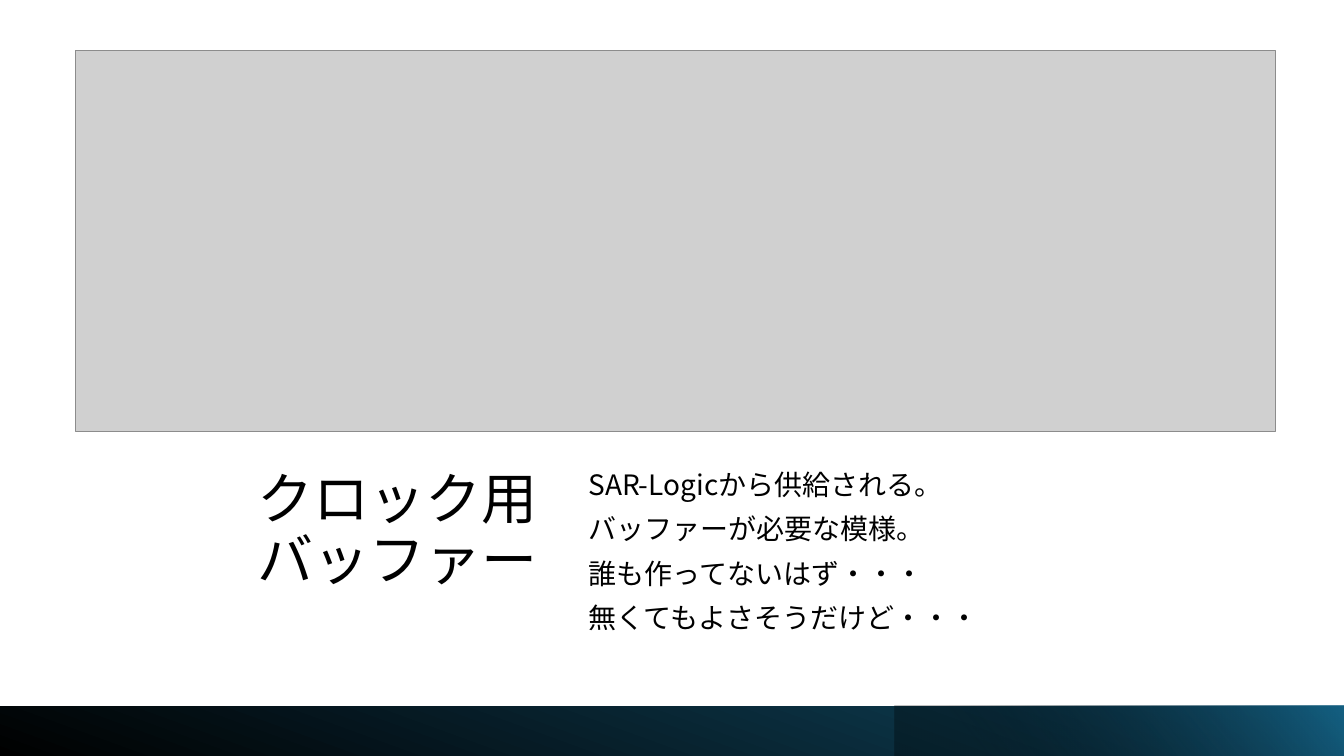
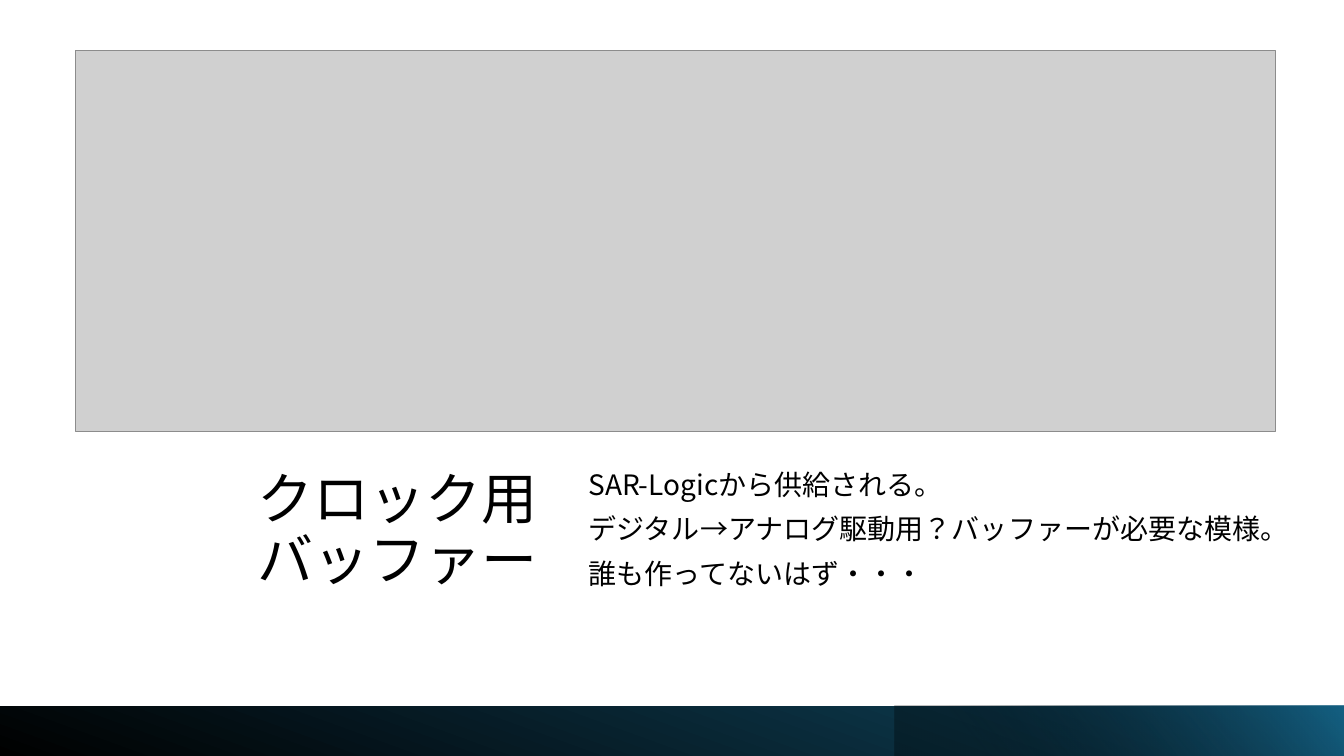
Before and after one commit to ishi-kai/Chipathon2023_ADC, a slide deck: slide 10 of review/0407/noritsuna_sampleADC_Analyze.pptx. Drawn at 1344x756 pixels with LibreOffice and Linux fonts; fonts in the diff are those of the drawing; grey boxes stand for pictures. Boxes give left, top, right and bottom in pixels: in the first picture for what was removed or moved away, otherwise in the second. Text is boxed around its words. In the diff, an @@ line names an element or a change of style, - is before the commit and + after.

```diff
--- a/review/0407/noritsuna_sampleADC_Analyze.pptx
+++ b/review/0407/noritsuna_sampleADC_Analyze.pptx
@@ text at bbox=[588, 515, 1288, 542]: text changed @@
-バッファーが必要な模様。
+デジタル→アナログ駆動用？バッファーが必要な模様。
@@ text at bbox=[588, 604, 978, 630]: paragraph removed @@
-無くてもよさそうだけど・・・
```
Also in this commit, not shown: 1 other slide changed, 1 other file.
